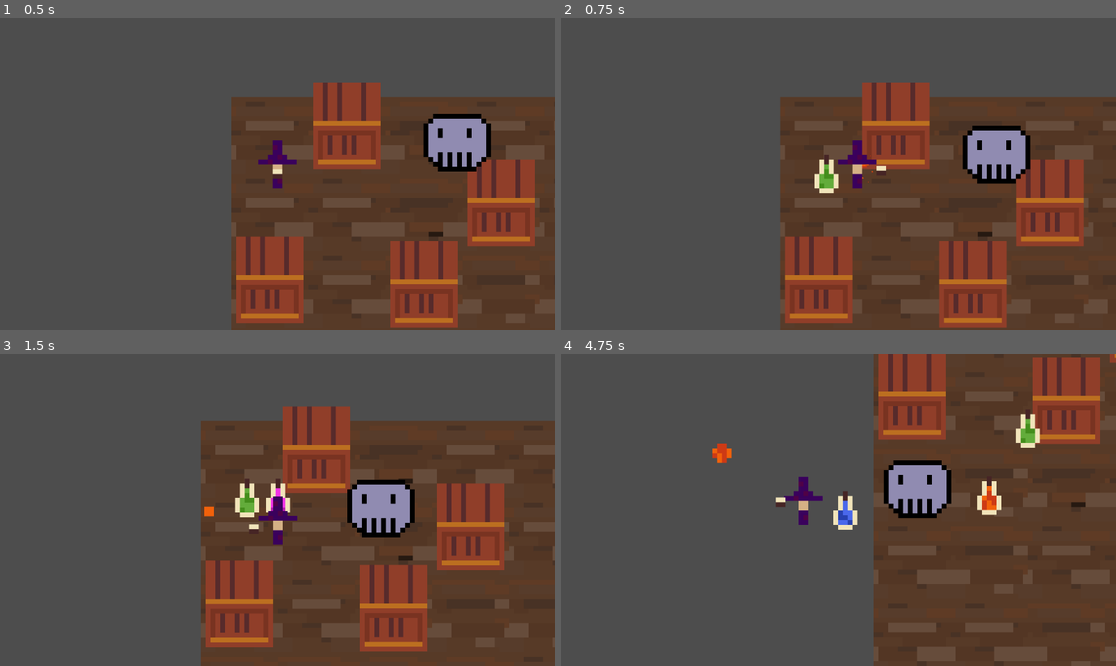
Above: before the commit, frames 1-4 (two rows, left to right).
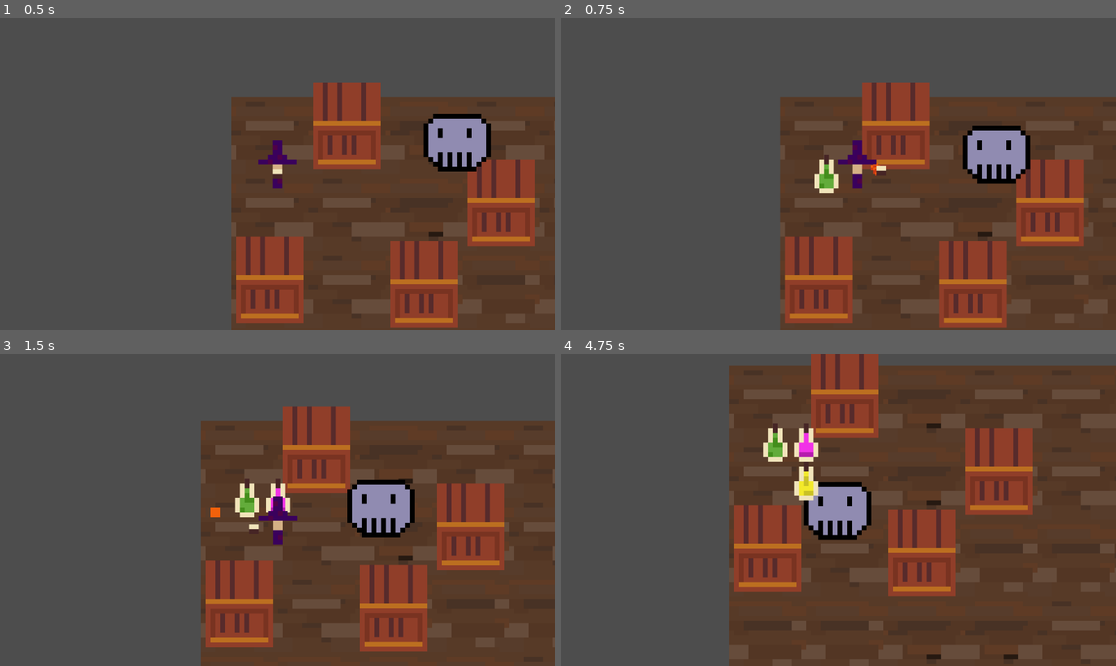
Above: after the commit, the same moments.

Repository: chluebi/ludum-dare-58
Game: Godot game, scene res://main.tscn
Two runs of this game, one before a commit and one after it. Both use one fixed random seed, a clock stepped at 60 frames per second and the inputs below.
Inputs (mouse positions are in pixels of both pictures, inside the frame that each line leads up to):
- Up to frame 1 (0.5 s): no input
- Up to frame 2 (0.75 s): tap Enter (ui_accept) at 0.5 s; move the mouse to (960, 158) at 0.52 s; press the mouse at (960, 158) at 0.53 s; hold D (move_right) from 0.53 s (still down)
- Up to frame 3 (1.5 s): tap Enter (ui_accept) at 0.77 s; move the mouse to (166, 525) at 1.27 s; release D (move_right) at 1.28 s; release the mouse at (166, 525) at 1.28 s; hold S (move_down) from 1.28 s (still down); click (166, 525) at 1.35 s
- Up to frame 4 (4.75 s): tap Enter (ui_accept) at 1.52, 3.02, 3.77, 4.52 s; move the mouse to (894, 441) at 2.02 s; release S (move_down) at 2.03 s; press the mouse at (894, 441) at 2.03 s; hold D (move_right) 2.03-2.78 s; move the mouse to (810, 572) at 2.77 s; release the mouse at (810, 572) at 2.78 s; hold W (move_up) 2.78-3.53 s; click (810, 572) at 2.85 s; move the mouse to (1005, 556) at 3.52 s; press the mouse at (1005, 556) at 3.53 s; hold A (move_left) from 3.53 s (still down); move the mouse to (672, 463) at 4.27 s; release the mouse at (672, 463) at 4.28 s; click (672, 463) at 4.35 s

Frame 1 is identical in both runs. In frame 2, less than 0.1% of the frame differs, in the area x 54-58%, y 44-53%; in frame 3, less than 0.1%; in frame 4, 42%, in the area x 27-100%, y 0-100%.

Commit message:
repeated attacks of enemy, fireball cooldown, player death animation

Diff:
--- /dev/null
+++ b/death.gd
@@ -0,0 +1,12 @@
+extends Node2D
+
+var timer = 0
+func scale_function(timer):
+	return 1 - timer * timer
+
+func _process(delta: float) -> void:
+	timer += delta
+	scale = Vector2(1,1) * scale_function(timer)
+	rotate(1.8 * delta)
+	if timer > 1.0:
+		self.visible = false
--- a/enemy.gd
+++ b/enemy.gd
@@ -3,7 +3,7 @@
 const PathFindAStar = preload("./tile_map_layer.gd")
 const HEALTH_SCRIPT = preload("./health.gd")
 
-var health = HEALTH_SCRIPT.new()
+var health = HEALTH_SCRIPT.new(100)
 
 
 const MASS: float = 10.0
@@ -16,12 +16,22 @@
 @onready var _tile_map: PathFindAStar = $"../TileMapLayer"
 @onready var player = $"../player"
 
+var attack_target = null
+var attack_timer = 0
+const ATTACK_INTERVAL = 0.7
+
 func _ready() -> void:
 	$damage_hitbox.body_entered.connect(attack_player)
+	$damage_hitbox.body_exited.connect(stop_attacking)
 	health.death_signal.connect(on_death)
 
 func _process(delta: float) -> void:
 	health.animate_damage(self, delta)
+	if attack_target != null and "health" in attack_target:
+		attack_timer += delta
+		if attack_timer >= ATTACK_INTERVAL:
+			attack_target.health.take_damage(15)
+			attack_timer -= ATTACK_INTERVAL
 
 
 const offset := Vector2i(160, 160) * 0.5 # enemy is 16x16 scaled by 10
@@ -58,6 +68,12 @@
 func attack_player(body):
 	if "health" in body:
 		body.health.take_damage(15)
+		attack_target = body
+		attack_timer = 0
+
+func stop_attacking(body):
+	if body == attack_target:
+		attack_target = null
 
 
 func _move_to(global_position: Vector2):
@@ -67,4 +83,5 @@
 	move_and_slide()
 
 func on_death():
-	print("i died")
+	#TODO: Add a nice death animation
+	queue_free()
--- a/fireball.gd
+++ b/fireball.gd
@@ -32,10 +32,10 @@
 		animation_frame %= 4
 		SPRITE.region_rect = frame_to_rect(animation_frame)
 	position += direction * SPEED * delta
-	if position.x < WORLD_BOUND_MIN.x or position.x > WORLD_BOUND_MAX.x:
-		queue_free()
-	elif position.y < WORLD_BOUND_MIN.y or position.y > WORLD_BOUND_MAX.y:
-		queue_free()
+	#if position.x < WORLD_BOUND_MIN.x or position.x > WORLD_BOUND_MAX.x:
+		#queue_free()
+	#elif position.y < WORLD_BOUND_MIN.y or position.y > WORLD_BOUND_MAX.y:
+		#queue_free()
 
 func on_collision(body):
 	if "health" in body:
--- a/health.gd
+++ b/health.gd
@@ -1,8 +1,11 @@
-var max_health = 100
-var current_health = max_health
+var max_health
+var current_health
 var animation_timer = -1
 signal death_signal
 
+func _init(mh):
+	max_health = mh
+	current_health = max_health
 
 func animate_damage(body: Node2D, delta):
 	if animation_timer == -1:
--- a/player.gd
+++ b/player.gd
@@ -4,15 +4,25 @@
 @export var ACCELERATION = 20
 @onready var BOOK = $book
 const BOOK_DISTANCE = 50
-var FIREBALL_SCENE = preload("res://fireball.tscn")
-var POTION_SCENE = preload("res://potion.tscn")
-const HEALTH_SCRIPT = preload("./health.gd")
+const FIREBALL_SCENE = preload("res://fireball.tscn")
+const POTION_SCENE = preload("res://potion.tscn")
+const HEALTH_SCRIPT = preload("res://health.gd")
+const PLAYER_DEATH_SCRIPT = preload("res://death.gd")
 
-var health = HEALTH_SCRIPT.new()
+const ATTACK_INTERVAL = 0.7
+var attack_timer = 0.0
+
+var health = HEALTH_SCRIPT.new(1)
 var big_fire = false
 
 func on_death():
 	print("player died, game is over")
+	var l = func():
+		$CollisionShape2D.disabled = true
+		set_physics_process(false)
+		set_script(PLAYER_DEATH_SCRIPT)
+	l.call_deferred()
+
 # Called when the node enters the scene tree for the first time.
 func _ready() -> void:
 	health.death_signal.connect(on_death)
@@ -29,8 +39,11 @@
 	health.animate_damage(self, delta)
 	var aim_direction = (get_global_mouse_position() - position).normalized()
 	BOOK.position = aim_direction * BOOK_DISTANCE
-	if Input.is_action_just_pressed("shoot"):
-		spawn_fireball(aim_direction)
+	attack_timer += delta
+	if Input.is_action_pressed("shoot"):
+		if attack_timer >= ATTACK_INTERVAL:
+			spawn_fireball(aim_direction)
+			attack_timer = 0
 	if Input.is_action_just_pressed("ui_accept"):
 		big_fire = !big_fire
 		var potion = POTION_SCENE.instantiate()
Not shown, added: death.gd.uid
